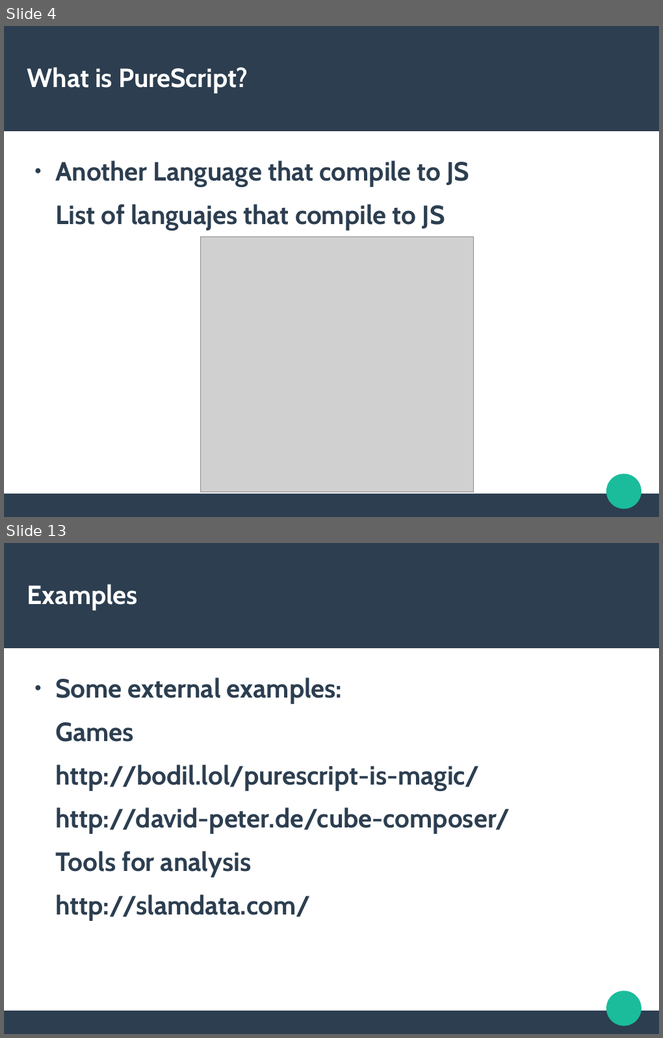
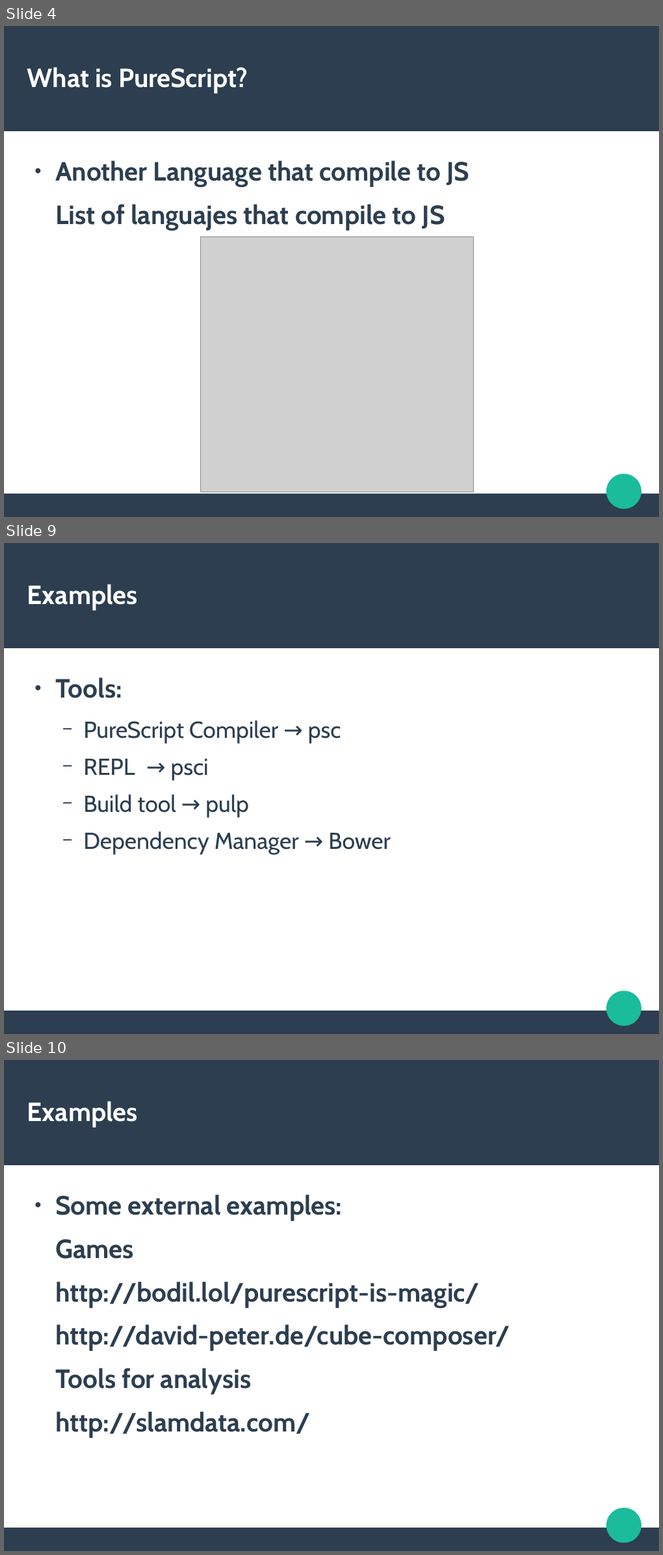
Before and after one commit to CristhianMotoche/ExPS, a slide deck: Presentation.odp. Shown one above the other, each under a label of ours: slides 4 and 13 before the commit, slides 4, 9 and 10 after it; the slides between them are not shown. The pictures are 663x1038 and 663x1555 pixels, drawn with LibreOffice and Linux fonts; fonts in the diff are those of the drawing; grey boxes stand for pictures. Boxes give left, top, right and bottom in pixels: in the first picture for what was removed or moved away, otherwise in the second. Text is boxed around its words. In the diff, an @@ line names an element or a change of style, - is before the commit and + after.

Commit message:
Add examples

```diff
--- a/Presentation.odp
+++ b/Presentation.odp
@@ slide 9 added at (4,543,659,1034), background #FFFFFF; not listed: 3 template elements that a slide beside it also shows @@
@@ title added at (27,584,138,610), 31.9 pt, text #FFFFFF, bold @@
+Examples
@@ text added at (55,678,391,854), 28 pt, text #2C3E50 @@
+● Tools:
+  − PureScript Compiler → psc
+  − REPL → psci
+  − Build tool → pulp
+  − Dependency Manager → Bower
@@ what was slide 13 is now slide 10 @@
```
Also in this commit, not shown: 4 slides changed, 1 other slide added, 5 slides removed, 5 other files.
